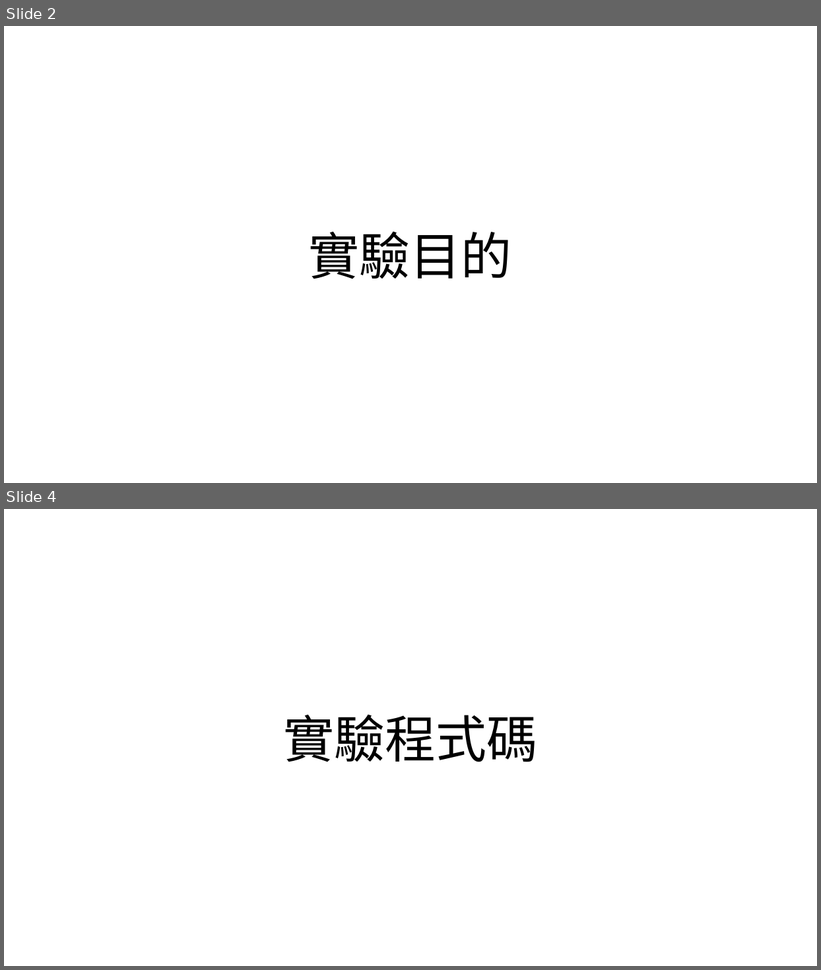
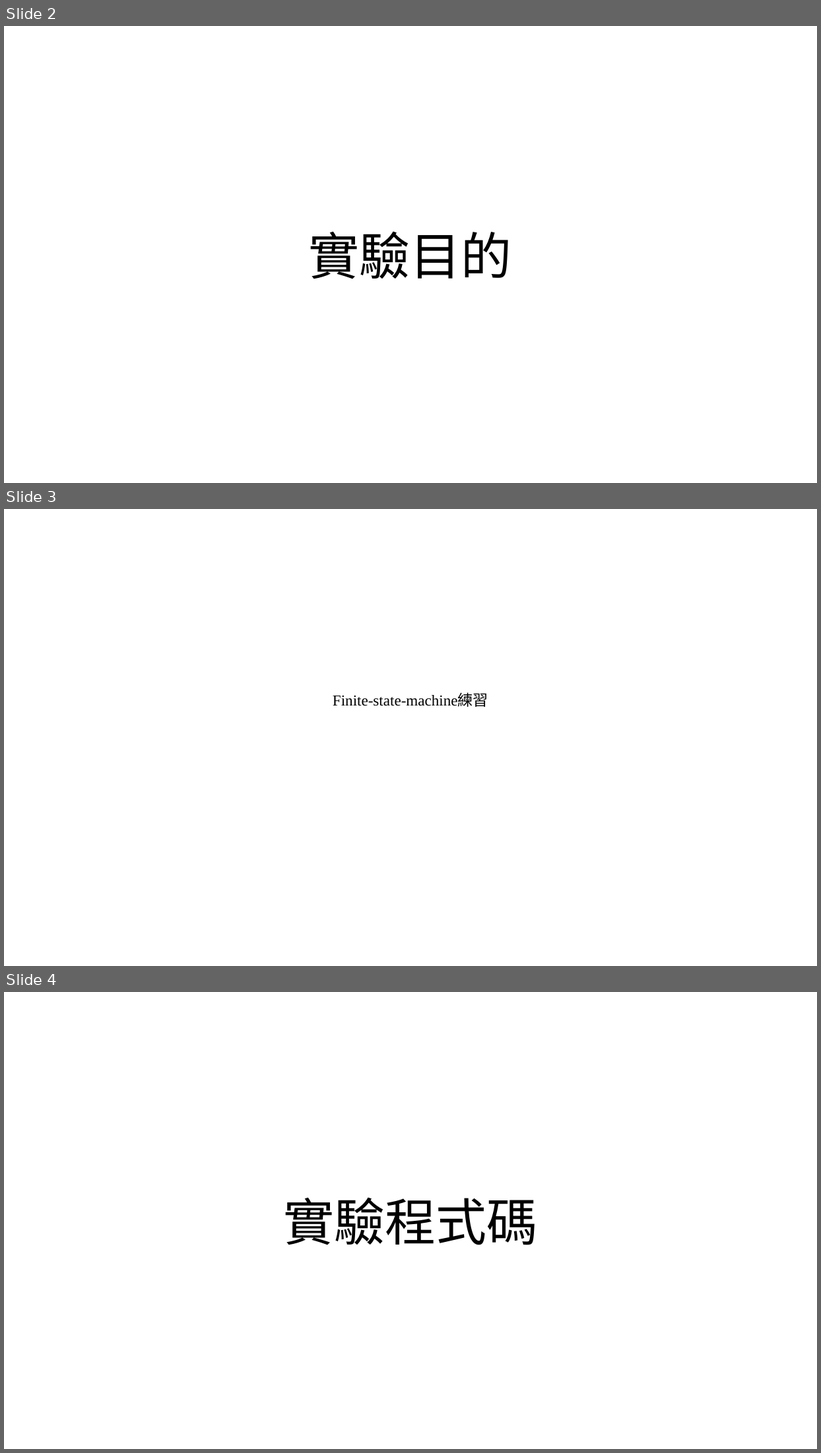
Before and after one commit to b0742020/Course_FPGA, a slide deck: LAB04/lab4_312651057.pptx. Shown one above the other, each under a label of ours: slides 2 and 4 before the commit, slides 2, 3 and 4 after it; the slides between them are not shown. The pictures are 821x970 and 821x1453 pixels, drawn with LibreOffice and Linux fonts; fonts in the diff are those of the drawing. Boxes give left, top, right and bottom in pixels: in the first picture for what was removed or moved away, otherwise in the second. Text is boxed around its words. In the diff, an @@ line names an element or a change of style, - is before the commit and + after.

```diff
--- a/LAB04/lab4_312651057.pptx
+++ b/LAB04/lab4_312651057.pptx
@@ slide 3 added at box(4, 509, 817, 966), background #FFFFFF @@
@@ text added at box(333, 694, 488, 707), 18 pt, text #000000 @@
+Finite-state-machine練習
```
Also in this commit, not shown: 1 other slide added, 6 slides removed, 1 other file.
